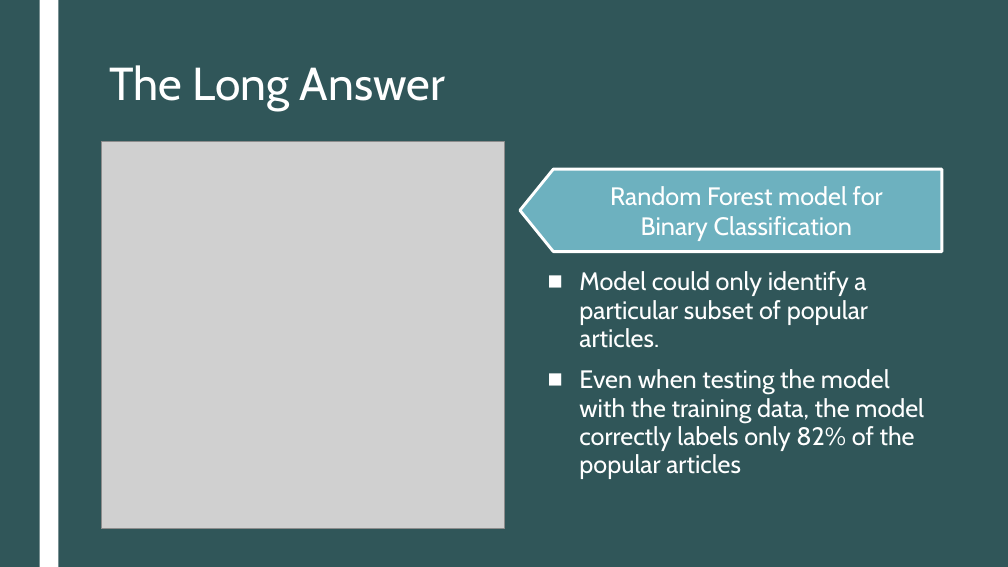
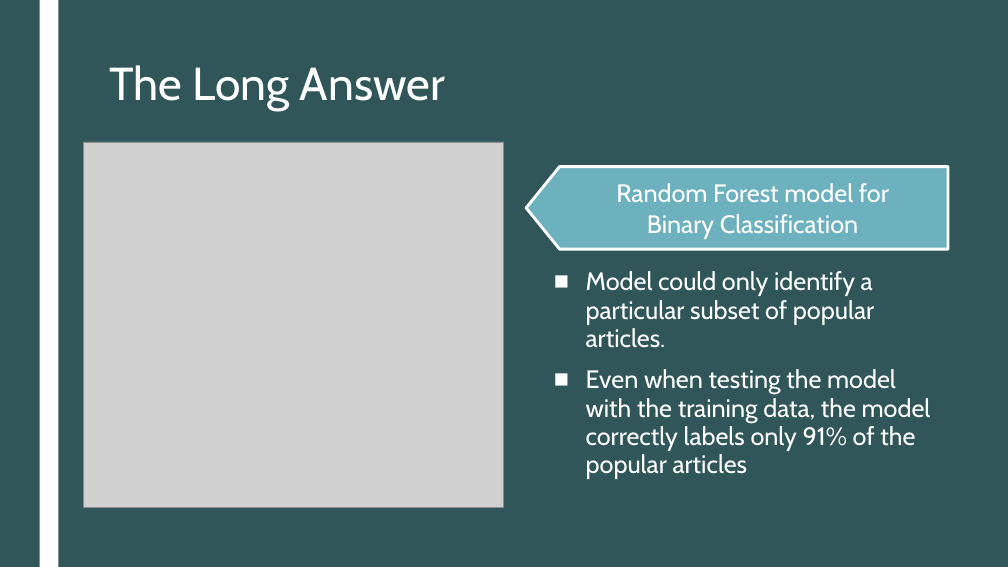
Before and after one commit to taracrutchfield/CapstoneTwo_ArticleShares, a slide deck: slide 12 of Capstone II Slide Deck PPT.pptx. Drawn at 1008x567 pixels with LibreOffice and Linux fonts; fonts in the diff are those of the drawing; grey boxes stand for pictures. Boxes give left, top, right and bottom in pixels: in the first picture for what was removed or moved away, otherwise in the second. Text is boxed around its words. In the diff, an @@ line names an element or a change of style, - is before the commit and + after.

```diff
--- a/Capstone II Slide Deck PPT.pptx
+++ b/Capstone II Slide Deck PPT.pptx
@@ picture: place and size @@
-picture at box(101, 141, 504, 529)
+picture at box(83, 142, 504, 507)
@@ pentagon arrow: place and size @@
-pentagon arrow at box(520, 169, 942, 252)
+pentagon arrow at box(526, 166, 948, 249)
@@ text "Random Forest model for Binary ...": place and size @@
-text "Random Forest model for Binary ..." at box(610, 186, 883, 241)
+text "Random Forest model for Binary ..." at box(616, 183, 889, 239)
@@ text "Model could only identify a ...": place and size @@
-text "Model could only identify a ..." at box(579, 271, 924, 479)
+text "Model could only identify a ..." at box(586, 271, 931, 479)
@@ text at box(586, 369, 931, 479): text changed @@
-■ Even when testing the model with the training data, the model correctly labels only 82% of the popular articles
+■ Even when testing the model with the training data, the model correctly labels only 91% of the popular articles
```
Also in this commit, not shown: 1 other slide changed, 4 other files.
